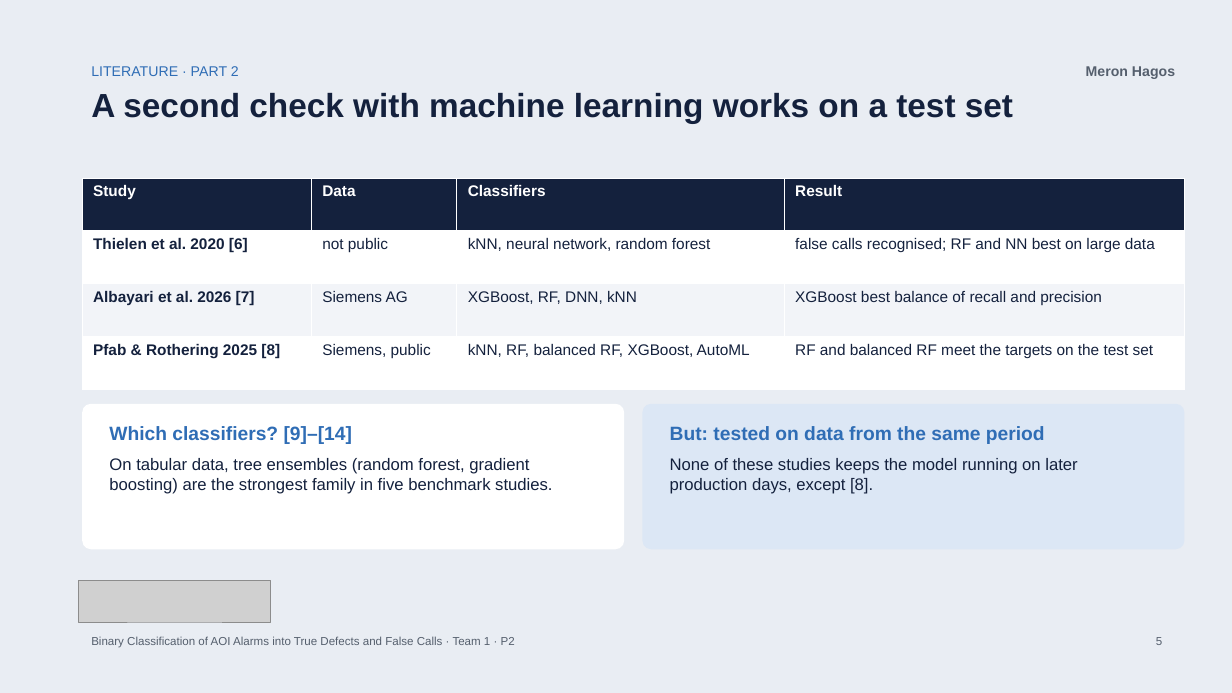
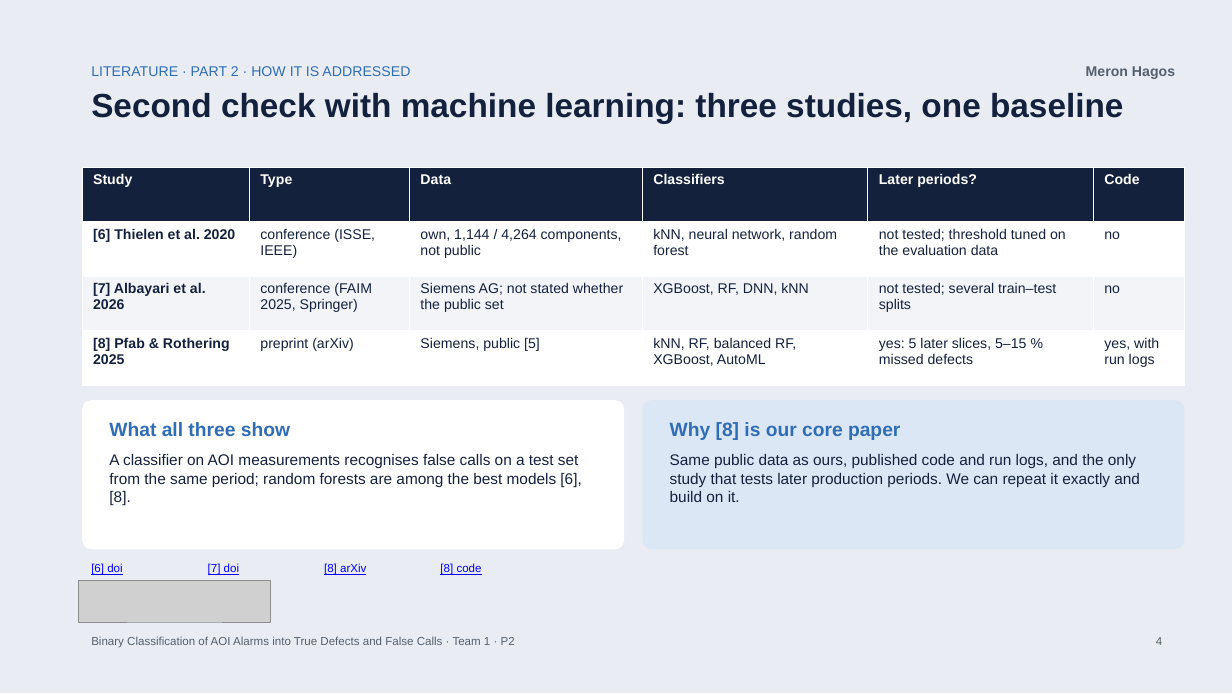
Before and after one commit to bodhi584/aoi-false-call-classification, a slide deck: slide 4 of docs/slides_p2.pptx (slide 5 before the commit). Drawn at 1232x693 pixels with LibreOffice and Linux fonts; fonts in the diff are those of the drawing; grey boxes stand for pictures. Boxes give left, top, right and bottom in pixels: in the first picture for what was removed or moved away, otherwise in the second. Text is boxed around its words. In the diff, an @@ line names an element or a change of style, - is before the commit and + after.

Commit message:
P2 slides: literature parts 1-3 with source types and links; revision of P1 moved to the end (#36)

```diff
--- a/docs/slides_p2.pptx
+++ b/docs/slides_p2.pptx
@@ text at (x1=91, y1=66, x2=410, y2=76): text changed @@
-LITERATURE · PART 2
+LITERATURE · PART 2 · HOW IT IS ADDRESSED
@@ text at (x1=91, y1=93, x2=1123, y2=124): text changed @@
-A second check with machine learning works on a test set
+Second check with machine learning: three studies, one baseline
@@ table at (x1=82, y1=167, x2=1184, y2=385) @@
-column 1: Study | Thielen et al. 2020 [6] | Albayari et al. 2026 [7] | Pfab & Rothering 2025 [8]
-column 2: Data | not public | Siemens AG | Siemens, public
+column 1: Study | [6] Thielen et al. 2020 | [7] Albayari et al. 2026 | [8] Pfab & Rothering 2025
+column 2: Type | conference (ISSE, IEEE) | conference (FAIM 2025, Springer) | preprint (arXiv)
+column 3: Data | own, 1,144 / 4,264 components, not public | Siemens AG; not stated whether the public set | Siemens, public [5]
-column 4: Result | false calls recognised; RF and NN best on large data | XGBoost best balance of recall and precision | RF and balanced RF meet the targets on the test set
+column 5: Later periods? | not tested; threshold tuned on the evaluation data | not tested; several train–test splits | yes: 5 later slices, 5–15 % missed defects
+column 6: Code | no | no | yes, with run logs
@@ table resized from (x1=82, y1=178, x2=1184, y2=389) to (x1=82, y1=167, x2=1184, y2=385) @@
@@ rounded rectangle resized from (x1=82, y1=404, x2=625, y2=549) to (x1=82, y1=400, x2=625, y2=549) @@
@@ rounded rectangle resized from (x1=642, y1=404, x2=1185, y2=549) to (x1=642, y1=400, x2=1185, y2=549) @@
@@ text at (x1=109, y1=422, x2=290, y2=436): text changed @@
-Which classifiers? [9]–[14]
+What all three show
@@ text at (x1=670, y1=422, x2=900, y2=440): text changed @@
-But: tested on data from the same period
+Why [8] is our core paper
@@ text at (x1=109, y1=454, x2=581, y2=506): text changed; size 13 to 12 pt @@
-On tabular data, tree ensembles (random forest, gradient boosting) are the strongest family in five benchmark studies.
+A classifier on AOI measurements recognises false calls on a test set from the same period; random forests are among the best models [6], [8].
@@ text at (x1=670, y1=454, x2=1140, y2=502): text changed; size 13 to 12 pt @@
-None of these studies keeps the model running on later production days, except [8].
+Same public data as ours, published code and run logs, and the only study that tests later production periods. We can repeat it exactly and build on it.
@@ text added at (x1=91, y1=563, x2=122, y2=575), 9 pt, text #0000FF, underline @@
+[6] doi
@@ text added at (x1=208, y1=563, x2=239, y2=575), 9 pt, text #0000FF, underline @@
+[7] doi
@@ text added at (x1=324, y1=563, x2=366, y2=575), 9 pt, text #0000FF, underline @@
+[8] arXiv
@@ text added at (x1=440, y1=563, x2=482, y2=575), 9 pt, text #0000FF, underline @@
+[8] code
@@ text at (x1=1156, y1=637, x2=1162, y2=645): text changed @@
-5
+4
```
Also in this commit, not shown: 11 other slides changed, 1 other file.
